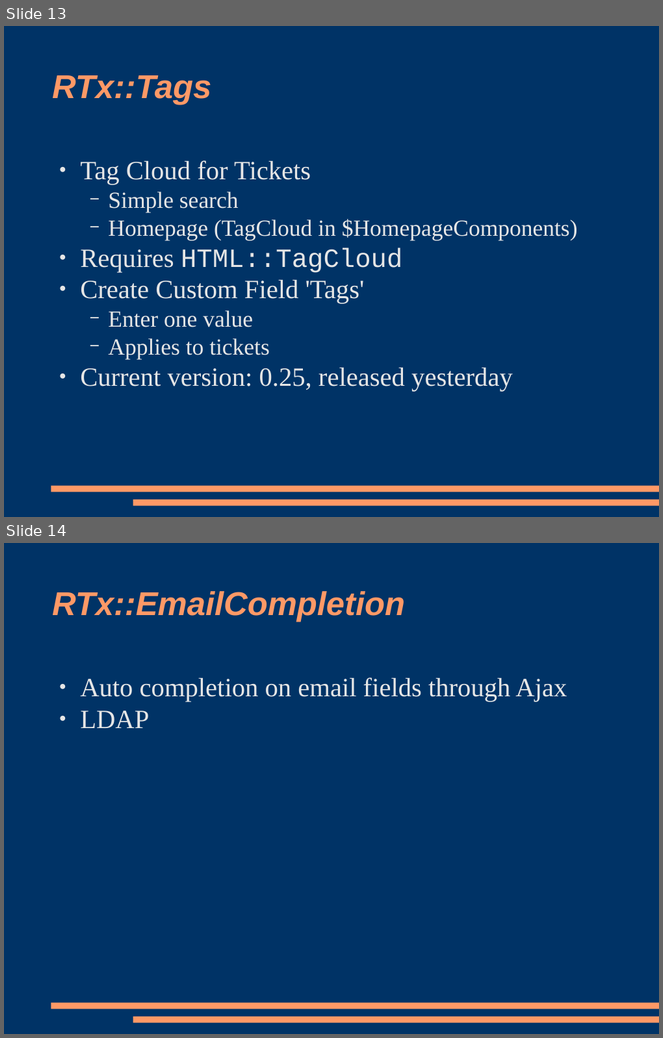
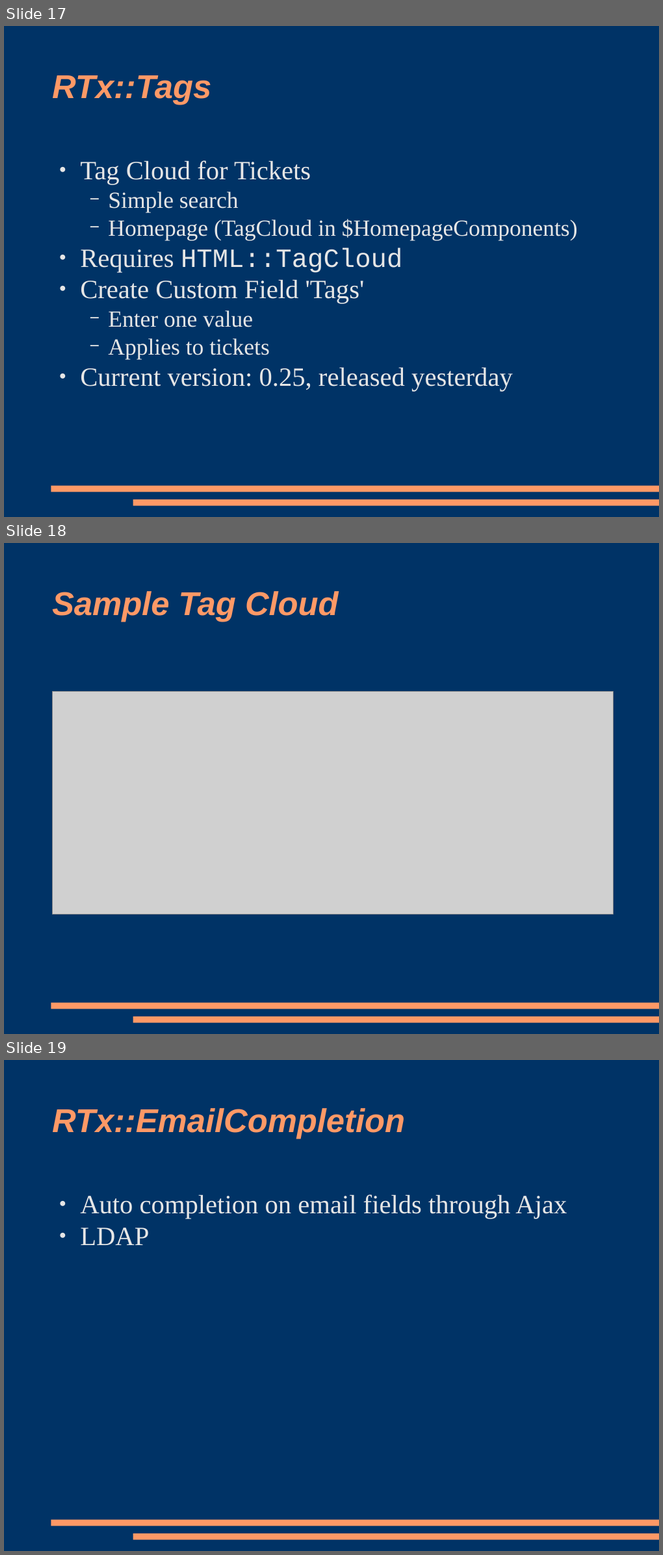
Before and after one commit to racke/Presentations, a slide deck: yapc2009/rt38.odp. Shown one above the other, each under a label of ours: slides 13 and 14 before the commit, slides 17, 18 and 19 after it. The pictures are 663x1038 and 663x1555 pixels, drawn with LibreOffice and Linux fonts; fonts in the diff are those of the drawing; grey boxes stand for pictures. Boxes give left, top, right and bottom in pixels: in the first picture for what was removed or moved away, otherwise in the second. Text is boxed around its words. In the diff, an @@ line names an element or a change of style, - is before the commit and + after.

```diff
--- a/yapc2009/rt38.odp
+++ b/yapc2009/rt38.odp
@@ slide 18 added at [4,543,659,1034], background #003366; not listed: 2 template elements that a slide beside it also shows @@
@@ title added at [52,591,339,622], 40 pt, text #FF9966, bold, italic @@
+Sample Tag Cloud
@@ picture added at [52,692,614,915] @@
@@ what was slide 13 is now slide 17 @@
@@ what was slide 14 is now slide 19 @@
```
Also in this commit, not shown: 7 slides changed, 5 other slides added.
